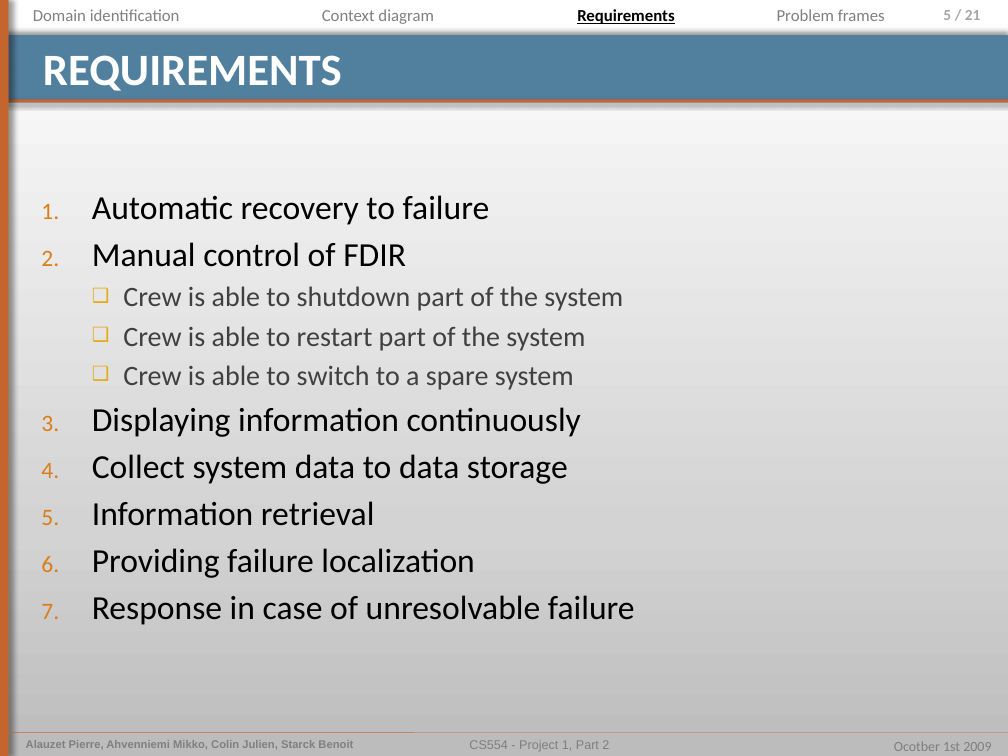
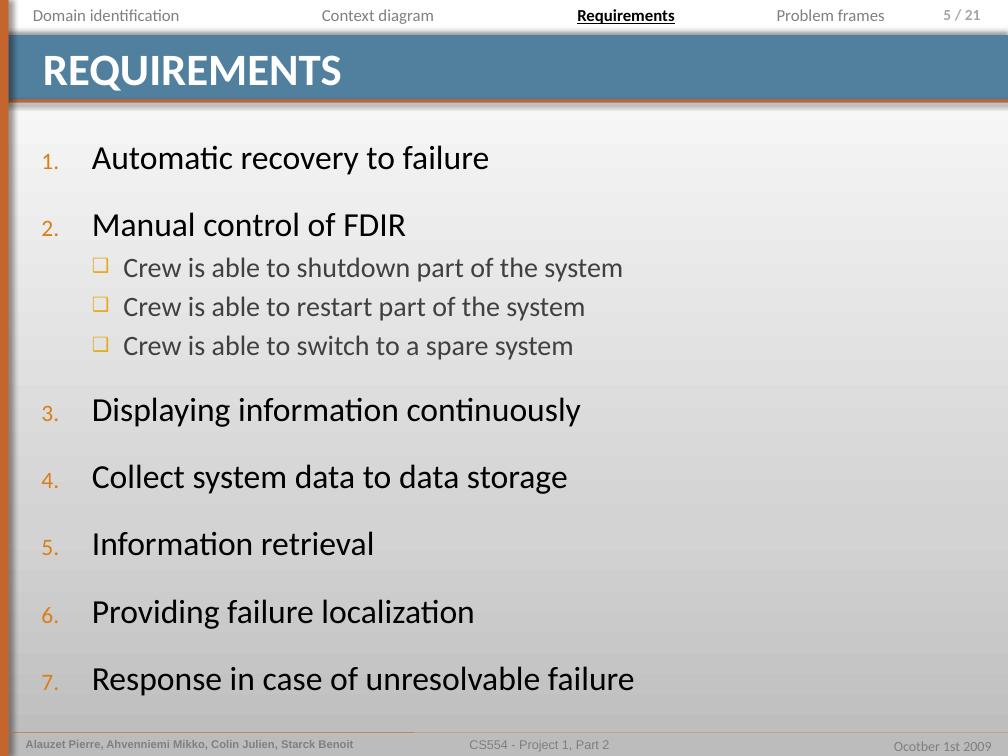
Before and after one commit to pierrealauzet/euroteam, a slide deck: slide 5 of Project 1/Part 2/CS554_EuroTeam_Problem_Frames.pptx. Drawn at 1008x756 pixels with LibreOffice and Linux fonts; fonts in the diff are those of the drawing. Boxes give left, top, right and bottom in pixels: in the first picture for what was removed or moved away, otherwise in the second. Text is boxed around its words. In the diff, an @@ line names an element or a change of style, - is before the commit and + after.

```diff
--- a/Project 1/Part 2/CS554_EuroTeam_Problem_Frames.pptx
+++ b/Project 1/Part 2/CS554_EuroTeam_Problem_Frames.pptx
@@ text "Automatic recovery to failure": place and size @@
-text "Automatic recovery to failure" at bbox=[92, 195, 635, 625]
+text "Automatic recovery to failure" at bbox=[92, 145, 635, 696]
@@ text at bbox=[92, 145, 635, 696]: line spacing 1 to 1.5 @@
```
Also in this commit, not shown: 15 other slides changed, 1 slide added, 1 other file.
